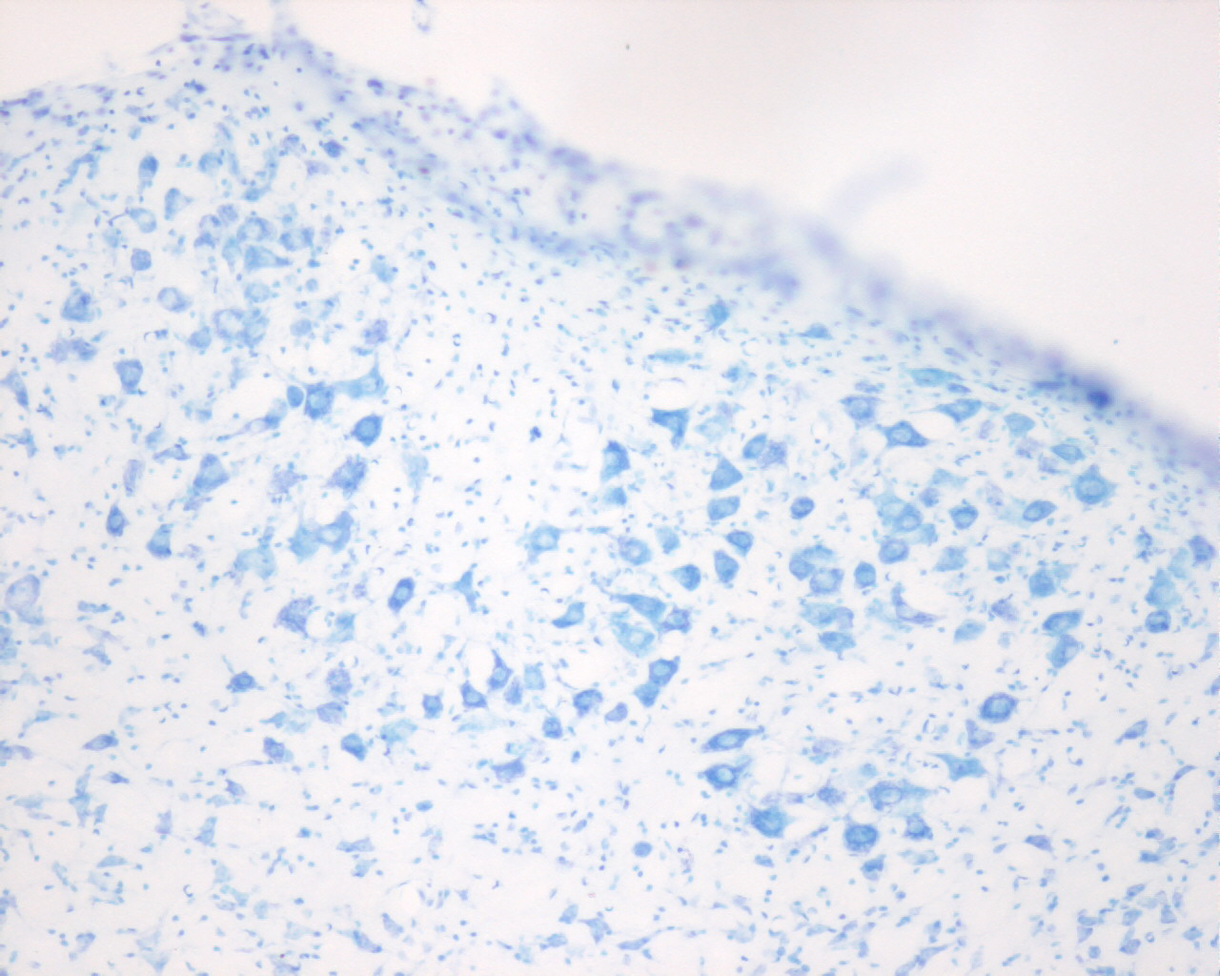
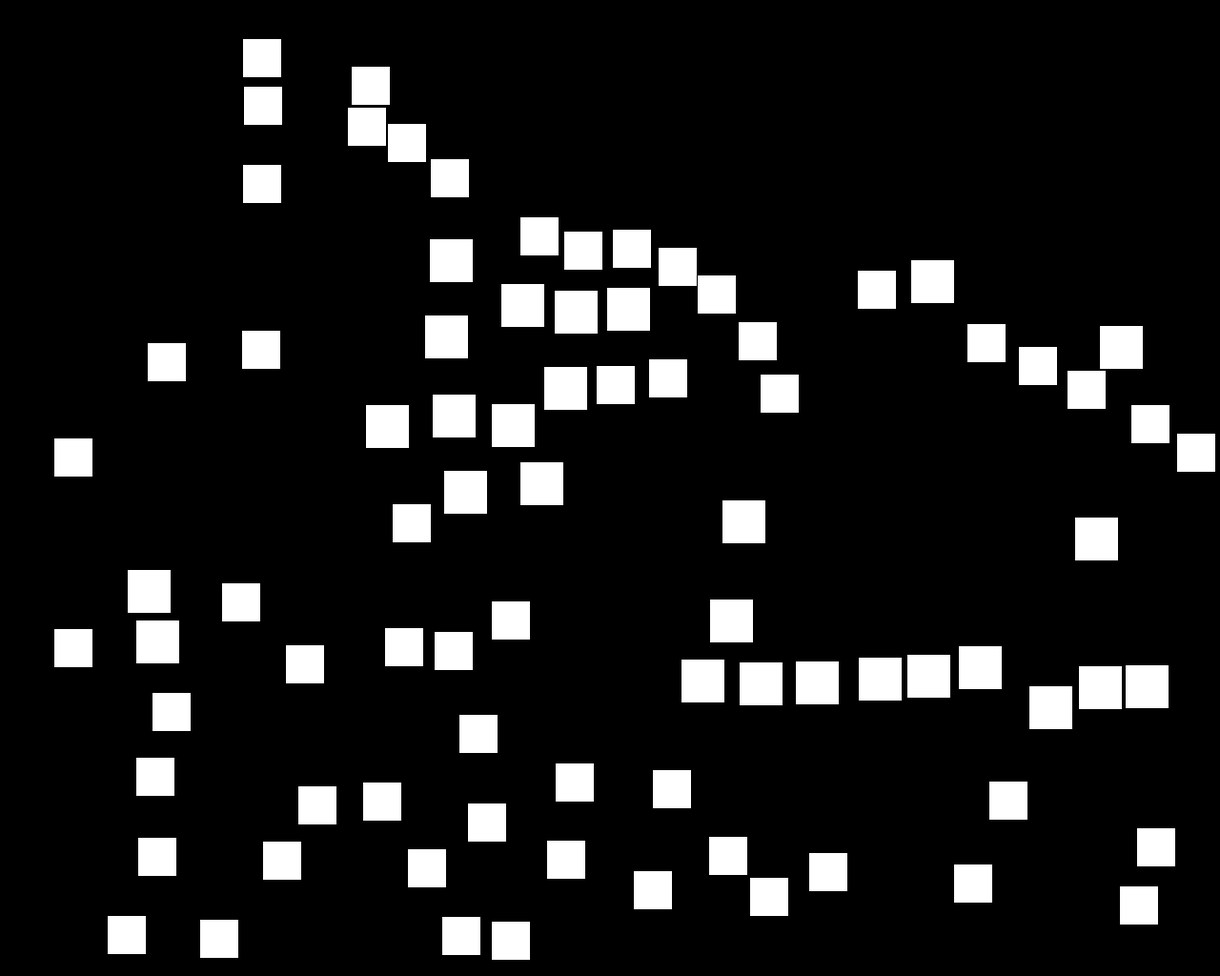
Layers edited between the first and the second (1220, 976) image:
hid "2tg_E103p_223a001.jpg" over (x1=0, y1=0, x2=1220, y2=976)
showed "0", painted on it over (x1=0, y1=0, x2=1220, y2=976)
